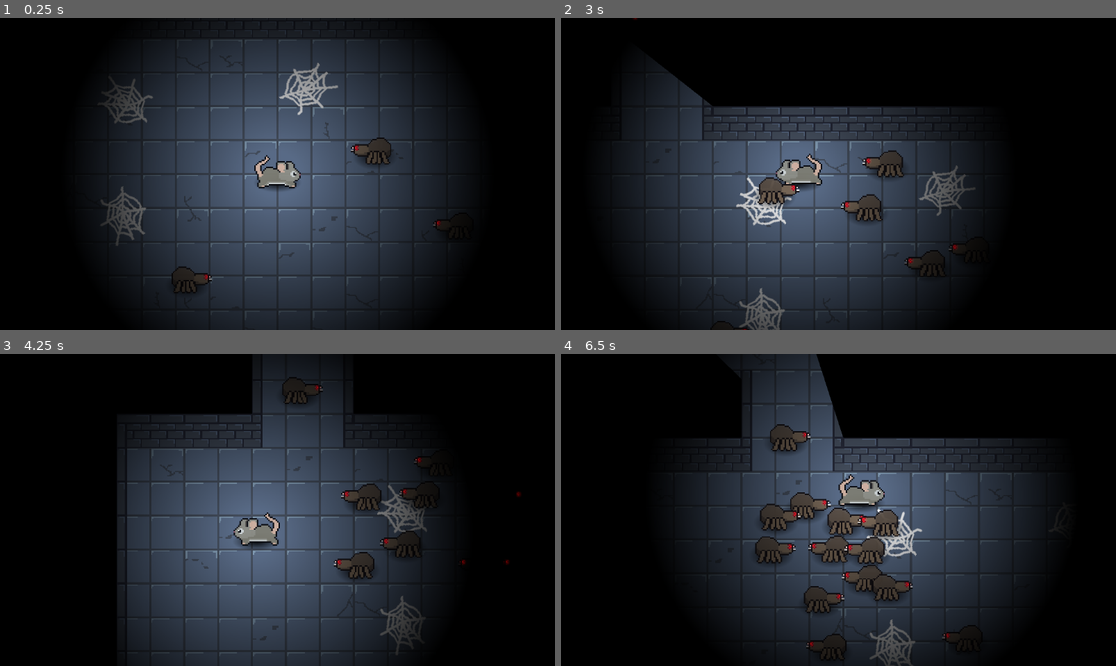
Above: before the commit, frames 1-4 (two rows, left to right).
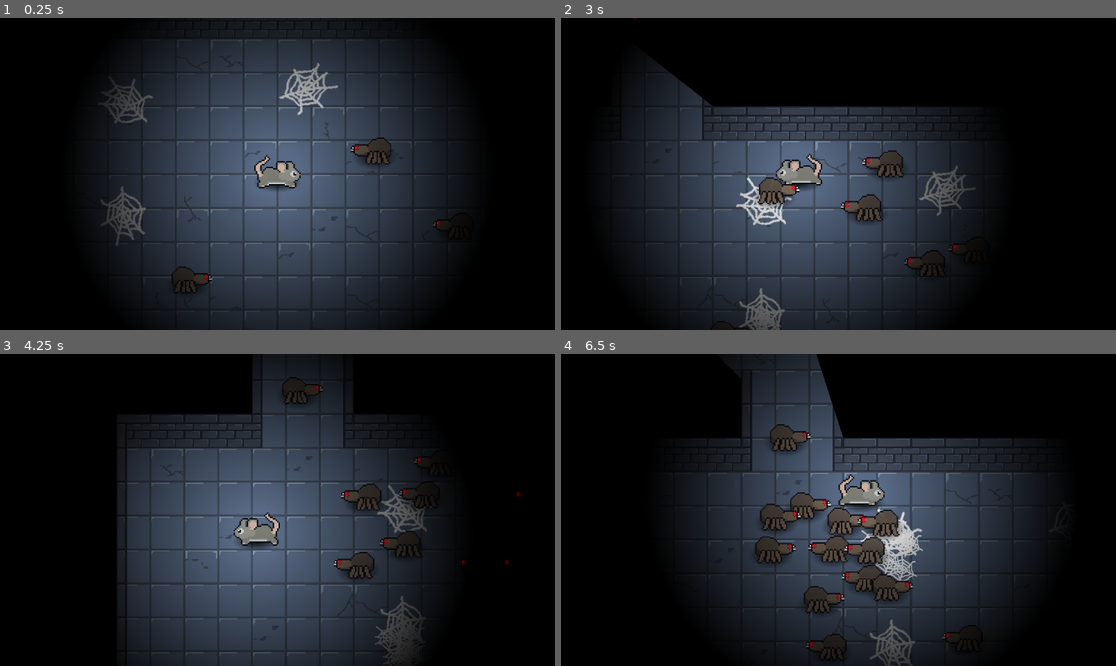
Above: after the commit, the same moments.

Repository: rhbourke/ludum-dare-56
Game: Godot game, scene res://scenes/main.tscn
Two runs of this game, one before a commit and one after it. Both use one fixed random seed, a clock stepped at 60 frames per second and the inputs below.
Inputs:
- Up to frame 1 (0.25 s): no input
- Up to frame 2 (3 s): hold W (move_up) 0.53-2.03 s; hold A (move_left) from 2.03 s (still down)
- Up to frame 3 (4.25 s): release A (move_left) at 3.53 s; hold S (move_down) from 3.53 s (still down)
- Up to frame 4 (6.5 s): release S (move_down) at 4.28 s; hold D (move_right) 4.28-5.03 s; hold W (move_up) 5.03-5.78 s; hold D (move_right) from 5.78 s (still down)

The runs differ from the first frame. In frame 2, less than 0.1% of the frame differs, in the area x 34-70%, y 61-100%; in frame 3, 0.2%; in frame 4, 0.6%, in the area x 53-66%, y 53-73%.

Commit message:
added spawn particles

Diff:
--- a/scenes/enemy.tscn
+++ b/scenes/enemy.tscn
@@ -103,7 +103,7 @@
 sprite_frames = SubResource("SpriteFrames_o3ynw")
 animation = &"run"
 autoplay = "run"
-frame_progress = 0.498791
+frame_progress = 0.478274
 
 [node name="Shadow" type="Sprite2D" parent="Character Body/AnimatedSprite2D"]
 show_behind_parent = true
--- a/scenes/spawner.tscn
+++ b/scenes/spawner.tscn
@@ -18,6 +18,18 @@
 "update": 0,
 "values": [Vector2(1.7, 1.7)]
 }
+tracks/1/type = "value"
+tracks/1/imported = false
+tracks/1/enabled = true
+tracks/1/path = NodePath("GPUParticles2D:emitting")
+tracks/1/interp = 1
+tracks/1/loop_wrap = true
+tracks/1/keys = {
+"times": PackedFloat32Array(0),
+"transitions": PackedFloat32Array(1),
+"update": 1,
+"values": [false]
+}
 
 [sub_resource type="Animation" id="Animation_qxibf"]
 resource_name = "new_animation"
@@ -34,6 +46,18 @@
 "update": 0,
 "values": [Vector2(1.7, 1.7), Vector2(1, 1), Vector2(1.9, 1.9), Vector2(1.2, 1.2), Vector2(2, 2), Vector2(1.7, 1.7)]
 }
+tracks/1/type = "value"
+tracks/1/imported = false
+tracks/1/enabled = true
+tracks/1/path = NodePath("GPUParticles2D:emitting")
+tracks/1/interp = 1
+tracks/1/loop_wrap = true
+tracks/1/keys = {
+"times": PackedFloat32Array(0.566667),
+"transitions": PackedFloat32Array(1),
+"update": 1,
+"values": [true]
+}
 
 [sub_resource type="AnimationLibrary" id="AnimationLibrary_mwedn"]
 _data = {
@@ -43,7 +67,12 @@
 
 [sub_resource type="ParticleProcessMaterial" id="ParticleProcessMaterial_jt1xu"]
 particle_flag_disable_z = true
+radial_velocity_min = 53.75
+radial_velocity_max = 96.76
 gravity = Vector3(0, 98, 0)
+radial_accel_min = -72.05
+radial_accel_max = -46.24
+turbulence_noise_strength = 7.7
 
 [node name="Spawner" type="Node2D"]
 z_index = -1
@@ -64,6 +93,10 @@
 }
 
 [node name="GPUParticles2D" type="GPUParticles2D" parent="."]
+emitting = false
 process_material = SubResource("ParticleProcessMaterial_jt1xu")
+texture = ExtResource("3_mg8do")
+one_shot = true
+randomness = 0.26
 
 [connection signal="timeout" from="Timer" to="." method="_on_timer_timeout"]
